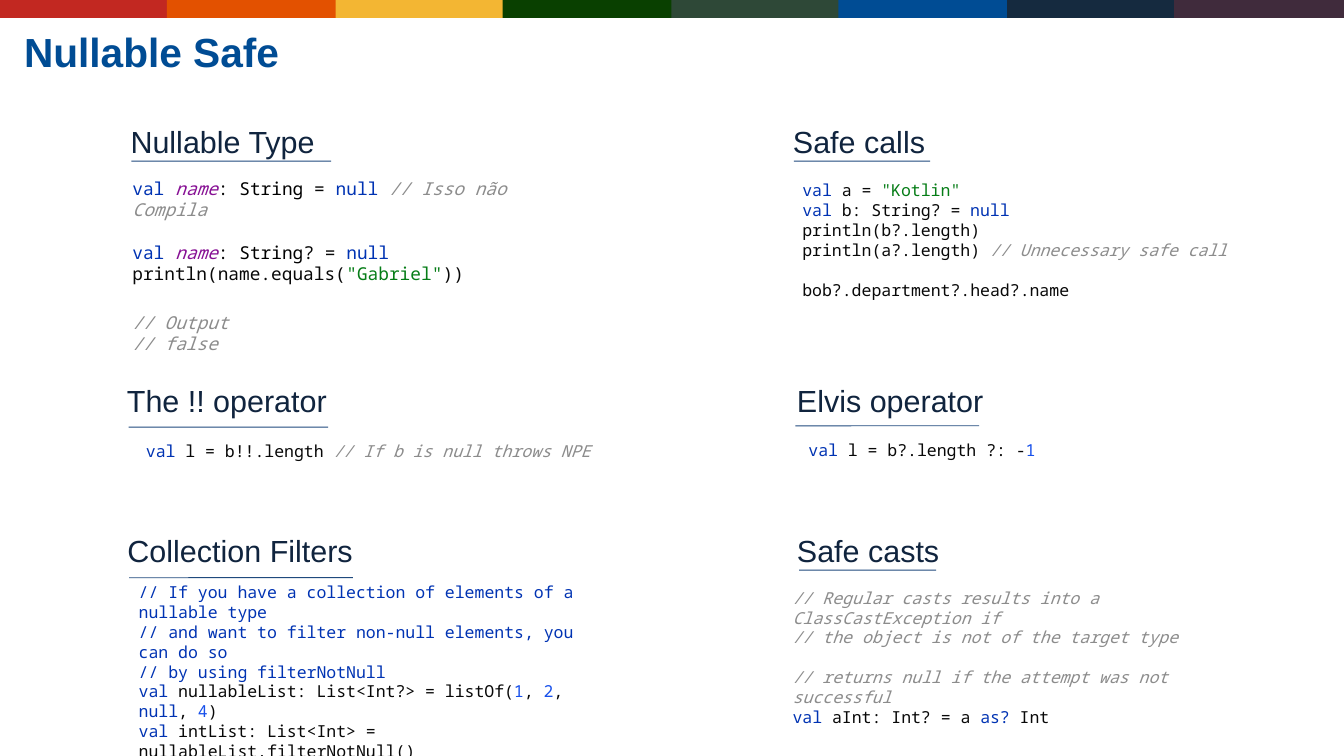
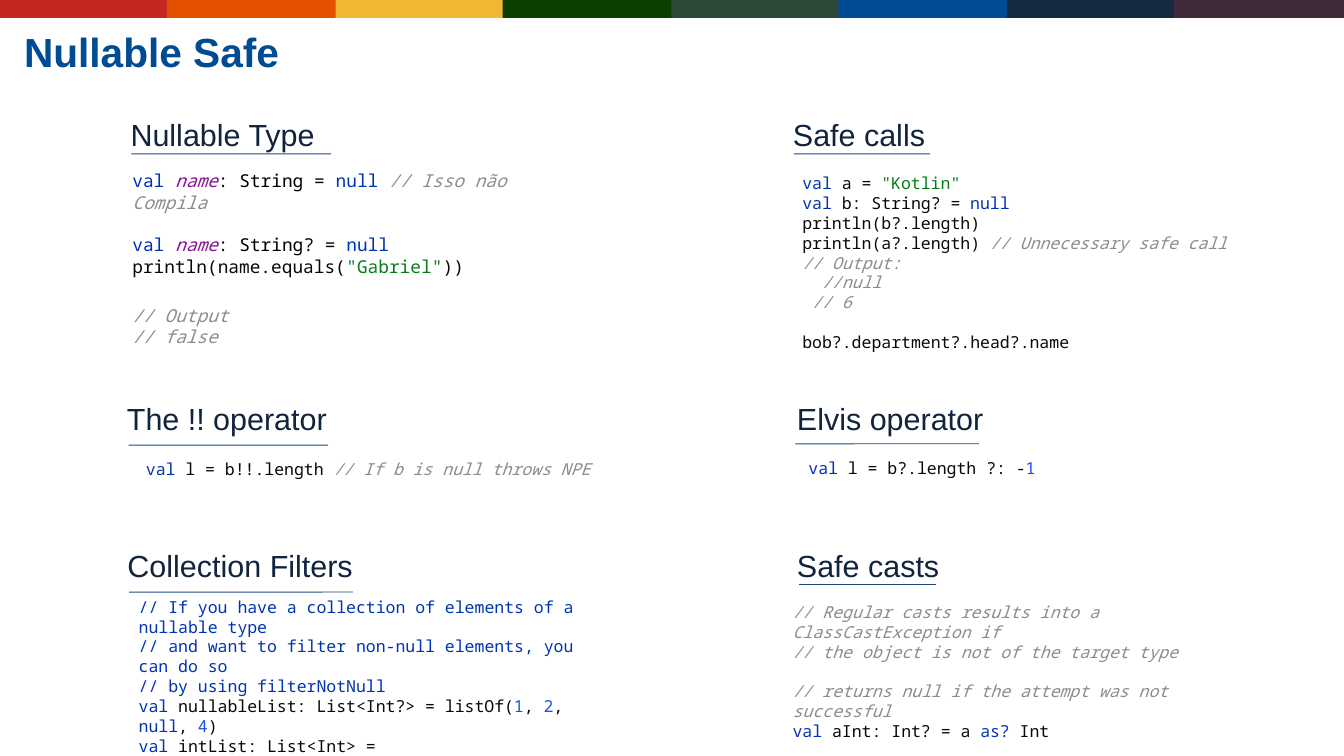
Before and after one commit to Gabrielgps25/meetup-kotlin-java-differences-features, a slide deck: slide 10 of buscando-interoperabilidade-entre-java-jvm-kotlin.odp. Drawn at 1344x756 pixels with LibreOffice and Linux fonts; fonts in the diff are those of the drawing; background and template pictures are left out. Boxes give left, top, right and bottom in pixels: in the first picture for what was removed or moved away, otherwise in the second. Text is boxed around its words. In the diff, an @@ line names an element or a change of style, - is before the commit and + after.

```diff
--- a/buscando-interoperabilidade-entre-java-jvm-kotlin.odp
+++ b/buscando-interoperabilidade-entre-java-jvm-kotlin.odp
@@ text "val name: String = null ...": place and size @@
-text "val name: String = null ..." at [132,181,507,350]
+text "val name: String = null ..." at [132,173,507,343]
@@ text "val a = "Kotlin" val ...": place and size @@
-text "val a = "Kotlin" val ..." at [802,183,1228,300]
+text "val a = "Kotlin" val ..." at [802,176,1228,352]
@@ 2 texts, 2 lines: place and size @@
-2 texts, 2 lines at [131,131,930,161]
+2 texts, 2 lines at [131,124,930,154]
@@ text at [822,257,901,308]: paragraphs added @@
+// Output:
+//null
+// 6
@@ 2 texts, 1 line: place and size @@
-2 texts, 1 line at [127,390,1036,460]
+2 texts, 1 line at [127,408,1036,478]
@@ 6 texts, 3 lines: place and size @@
-6 texts, 3 lines at [127,390,1178,737]
+6 texts, 3 lines at [127,408,1178,752]
```
Also in this commit, not shown: 3 other slides changed, 1 other file.
